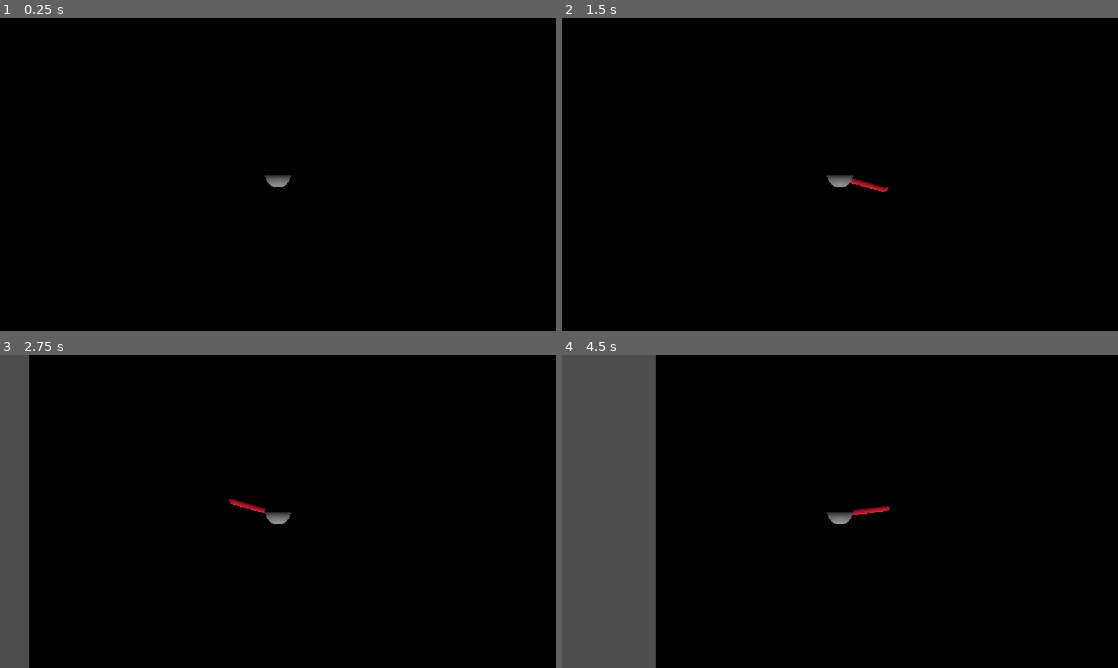
Above: before the commit, frames 1-4 (two rows, left to right).
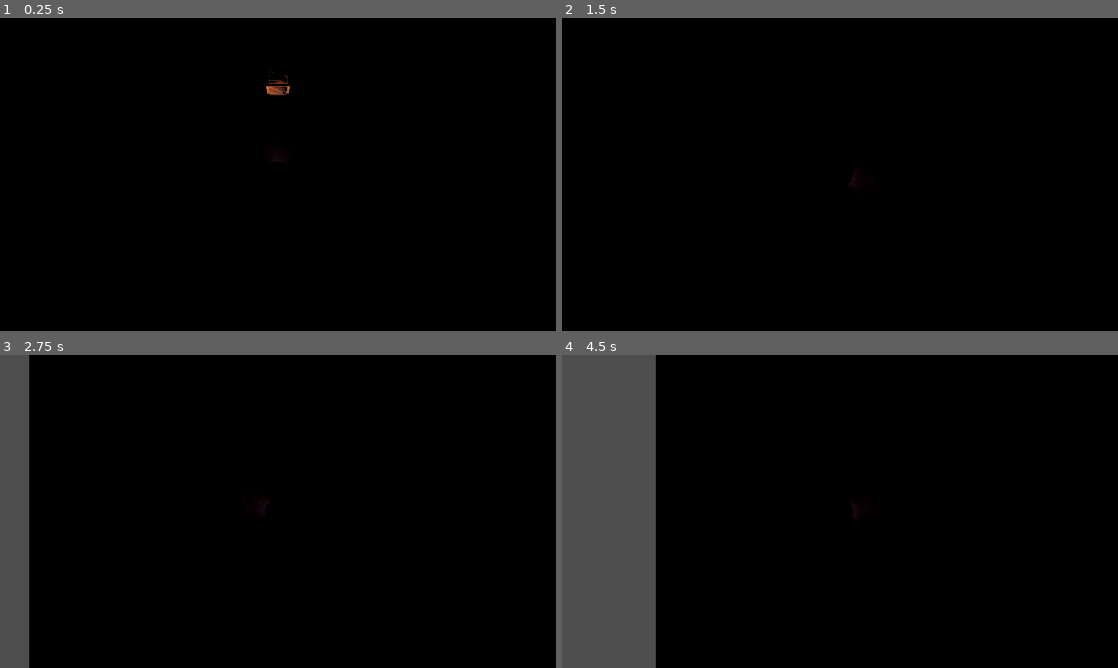
Above: after the commit, the same moments.

Repository: AAcampora/The_garden_of_the_upper_floor
Game: Godot game, scene res://maps/test.tscn
Same seed, same stepped clock (60 frames per second), same inputs: the game is played once before the commit and once after it.
Inputs (mouse positions are in pixels of both pictures, inside the frame that each line leads up to):
- Up to frame 1 (0.25 s): no input
- Up to frame 2 (1.5 s): tap Enter at 0.5 s; move the mouse to (812, 237) at 0.52 s; hold W (up) from 0.53 s (still down); click (812, 237) at 0.6 s; tap Space at 1.25 s; move the mouse to (1006, 221) at 1.27 s; click (1006, 221) at 1.35 s
- Up to frame 3 (2.75 s): tap Enter at 2 s; move the mouse to (111, 464) at 2.02 s; release W (up) at 2.03 s; hold A (left) from 2.03 s (still down); click (111, 464) at 2.1 s
- Up to frame 4 (4.5 s): move the mouse to (867, 511) at 2.77 s; click (867, 511) at 2.85 s; move the mouse to (756, 433) at 3.52 s; release A (left) at 3.53 s; hold S (down) 3.53-4.28 s; click (756, 433) at 3.6 s; tap Space at 4.25 s; move the mouse to (962, 495) at 4.27 s; hold D (right) from 4.28 s (still down); click (962, 495) at 4.35 s

The runs differ from the first frame. In frame 1, 0.3% of the frame differs, in the area x 47-53%, y 16-54%; in frame 2, 0.3%; in frame 3, 0.3%; in frame 4, 0.3%.

Commit message:
added picking logic

Diff:
--- /dev/null
+++ b/assets/export/garbageBase.gd
@@ -0,0 +1,12 @@
+extends Node3D
+
+var picked : bool = false;
+
+# Called when the node enters the scene tree for the first time.
+func _ready() -> void:
+	pass # Replace with function body.
+
+
+# Called every frame. 'delta' is the elapsed time since the previous frame.
+func _process(delta: float) -> void:
+	pass
--- /dev/null
+++ b/entities/box_test.tscn
@@ -0,0 +1,14 @@
+[gd_scene format=3 uid="uid://doqe4svdffpv0"]
+
+[ext_resource type="PackedScene" uid="uid://ce1ax3vlq2s1y" path="res://assets/export/boxTest.glb" id="1_qdpcy"]
+
+[sub_resource type="BoxShape3D" id="BoxShape3D_g4v7s"]
+size = Vector3(1, 0.982666, 1.2922363)
+
+[node name="Box" type="RigidBody3D" unique_id=2020336045 groups=["pickable"]]
+
+[node name="boxTest" parent="." unique_id=1218159921 instance=ExtResource("1_qdpcy")]
+
+[node name="CollisionShape3D" type="CollisionShape3D" parent="." unique_id=1725467381]
+transform = Transform3D(1, 0, 0, 0, 1, 0, 0, 0, 1, 0, 0.44885254, 0.10461426)
+shape = SubResource("BoxShape3D_g4v7s")
--- /dev/null
+++ b/maps/PickupLogic.gd
@@ -0,0 +1,31 @@
+extends Node3D
+
+@onready var raycast: RayCast3D = $RayCast3D
+
+var carried_object: RigidBody3D = null
+
+func _physics_process(_delta: float) -> void:
+	# Pick up
+	if carried_object == null and Input.is_action_just_pressed("interact"):
+		if raycast.is_colliding():
+			var obj = raycast.get_collider()
+			if obj is RigidBody3D and obj.is_in_group("pickable"):
+				carried_object = obj
+				carried_object.freeze = true
+				carried_object.collision_layer = 2
+
+	# Drop
+	elif carried_object != null and Input.is_action_just_released("interact"):
+		_drop()
+
+	# Follow the hold point
+	if is_instance_valid(carried_object):
+		carried_object.global_transform = global_transform
+	elif carried_object != null:
+		carried_object = null  # item was freed (e.g. binned) while held
+
+func _drop() -> void:
+	if is_instance_valid(carried_object):
+		carried_object.collision_layer = 1
+		carried_object.freeze = false
+	carried_object = null
--- a/maps/test.tscn
+++ b/maps/test.tscn
@@ -2,6 +2,8 @@
 
 [ext_resource type="Texture2D" uid="uid://bfo12qbtfyni4" path="res://assets/textures/bathmat_bathMat.png" id="1_cncnj"]
 [ext_resource type="Script" uid="uid://dgj3jkbdrfw7g" path="res://maps/movement.gd" id="1_gyc4i"]
+[ext_resource type="PackedScene" uid="uid://doqe4svdffpv0" path="res://entities/box_test.tscn" id="4_b6wm1"]
+[ext_resource type="Script" uid="uid://kbpcwfsd0we5" path="res://maps/PickupLogic.gd" id="5_p348t"]
 
 [sub_resource type="PlaneMesh" id="PlaneMesh_g4v7s"]
 size = Vector2(10, 10)
@@ -15,18 +17,12 @@
 
 [sub_resource type="CapsuleMesh" id="CapsuleMesh_g4v7s"]
 
-[sub_resource type="CapsuleMesh" id="CapsuleMesh_yf5fn"]
-radius = 0.2211914
-
-[sub_resource type="StandardMaterial3D" id="StandardMaterial3D_57qmd"]
-albedo_color = Color(0.8431549, 0, 0.1898843, 1)
-
 [sub_resource type="CapsuleShape3D" id="CapsuleShape3D_g4v7s"]
 
 [node name="Test" type="Node3D" unique_id=1478850930]
 
 [node name="Floor" type="MeshInstance3D" parent="." unique_id=389829509]
-transform = Transform3D(3.005, 0, 0, 0, 3.005, 0, 0, 0, 3.005, 0, 0, 0)
+transform = Transform3D(3.005, 0, 0, 0, 3.005, 0, 0, 0, 3.005, -0.0012905598, 0.0061836243, 0.0071344376)
 mesh = SubResource("PlaneMesh_g4v7s")
 surface_material_override/0 = SubResource("StandardMaterial3D_yf5fn")
 
@@ -35,22 +31,27 @@
 [node name="CollisionShape3D" type="CollisionShape3D" parent="Floor/StaticBody3D2" unique_id=487903694]
 shape = SubResource("ConcavePolygonShape3D_cncnj")
 
-[node name="DirectionalLight3D" type="DirectionalLight3D" parent="." unique_id=1769962705]
-transform = Transform3D(1, 0, 0, 0, 1, 0, 0, 0, 1, 0, 0.6273111, 0)
-
 [node name="Player" type="CharacterBody3D" parent="." unique_id=889569249]
 script = ExtResource("1_gyc4i")
 
 [node name="mesh" type="Node3D" parent="Player" unique_id=861342164]
 
+[node name="Hand" type="Node3D" parent="Player/mesh" unique_id=653085104]
+transform = Transform3D(1, 0, 0, 0, 1, 0, 0, 0, 1, -1.1641532e-10, 0.5570073, -1.9536066)
+script = ExtResource("5_p348t")
+
+[node name="RayCast3D" type="RayCast3D" parent="Player/mesh/Hand" unique_id=245974001]
+transform = Transform3D(1, 0, 0, 0, -4.371139e-08, -1, 0, 1, -4.371139e-08, 0, 0.030659258, 1.5036175)
+target_position = Vector3(0, -1.965, 0)
+collision_mask = 3
+
 [node name="body" type="MeshInstance3D" parent="Player/mesh" unique_id=867259413]
 transform = Transform3D(1, 0, 0, 0, 1, 0, 0, 0, 1, 0, 1, 0)
 mesh = SubResource("CapsuleMesh_g4v7s")
 
-[node name="MeshInstance3D" type="MeshInstance3D" parent="Player/mesh" unique_id=1828077279]
-transform = Transform3D(1.9106855e-15, 4.371139e-08, 1, 1, -4.371139e-08, 0, 4.371139e-08, 1, -4.371139e-08, -0.0012364388, 1, -1.0781552)
-mesh = SubResource("CapsuleMesh_yf5fn")
-surface_material_override/0 = SubResource("StandardMaterial3D_57qmd")
+[node name="SpotLight3D" type="SpotLight3D" parent="Player/mesh" unique_id=325922442]
+light_energy = 5.19
+spot_range = 6.2992473
 
 [node name="CollisionShape3D" type="CollisionShape3D" parent="Player" unique_id=2004481633]
 transform = Transform3D(1, 0, 0, 0, 1, 0, 0, 0, 1, 0, 1, 0)
@@ -58,3 +59,6 @@
 
 [node name="Camera3D" type="Camera3D" parent="Player" unique_id=1796731124]
 transform = Transform3D(1, 0, 0, 0, -4.371139e-08, 1, 0, -1, -4.371139e-08, 0, 9.437723, 0)
+
+[node name="boxTest" parent="." unique_id=1218159921 instance=ExtResource("4_b6wm1")]
+transform = Transform3D(1, 0, 0, 0, 1, 0, 0, 0, 1, 0, 0, -4.196499)
--- a/project.godot
+++ b/project.godot
@@ -42,6 +42,11 @@
 "events": [Object(InputEventKey,"resource_local_to_scene":false,"resource_name":"","device":-1,"window_id":0,"alt_press …(192 unchanged characters)…
 ]
 }
+interact={
+"deadzone": 0.2,
+"events": [Object(InputEventMouseButton,"resource_local_to_scene":false,"resource_name":"","device":-1,"window_id":0,"alt_pressed":false,"shift_pressed":false,"ctrl_pressed":false,"meta_pressed":false,"button_mask":0,"position":Vector2(0, 0),"global_position":Vector2(0, 0),"factor":1.0,"button_index":1,"canceled":false,"pressed":false,"double_click":false,"script":null)
+]
+}
 
 [physics]
 
Binary file added: assets/export/boxTest.glb
Not shown, added: assets/export/boxTest.glb.import
Not shown, added: assets/export/boxTest_boxTest_exported.png.import
Not shown, added: assets/export/boxTest_boxTest_normal.png.import
Not shown, added: assets/export/garbageBase.gd.uid
Not shown, added: maps/PickupLogic.gd.uid
